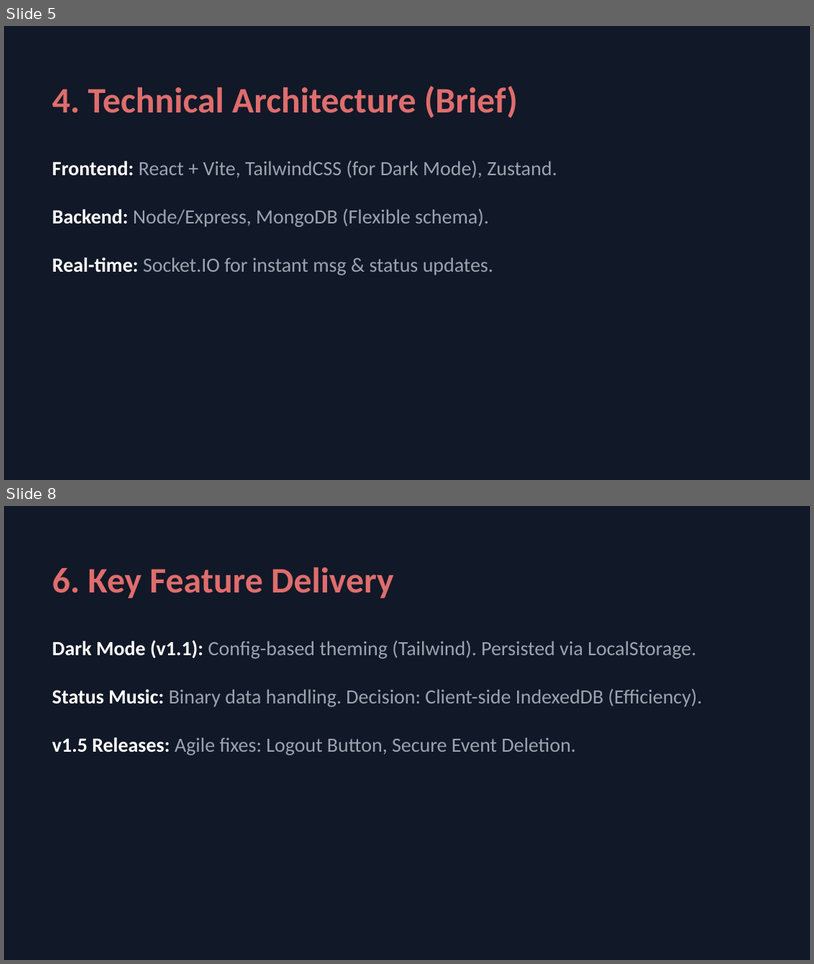
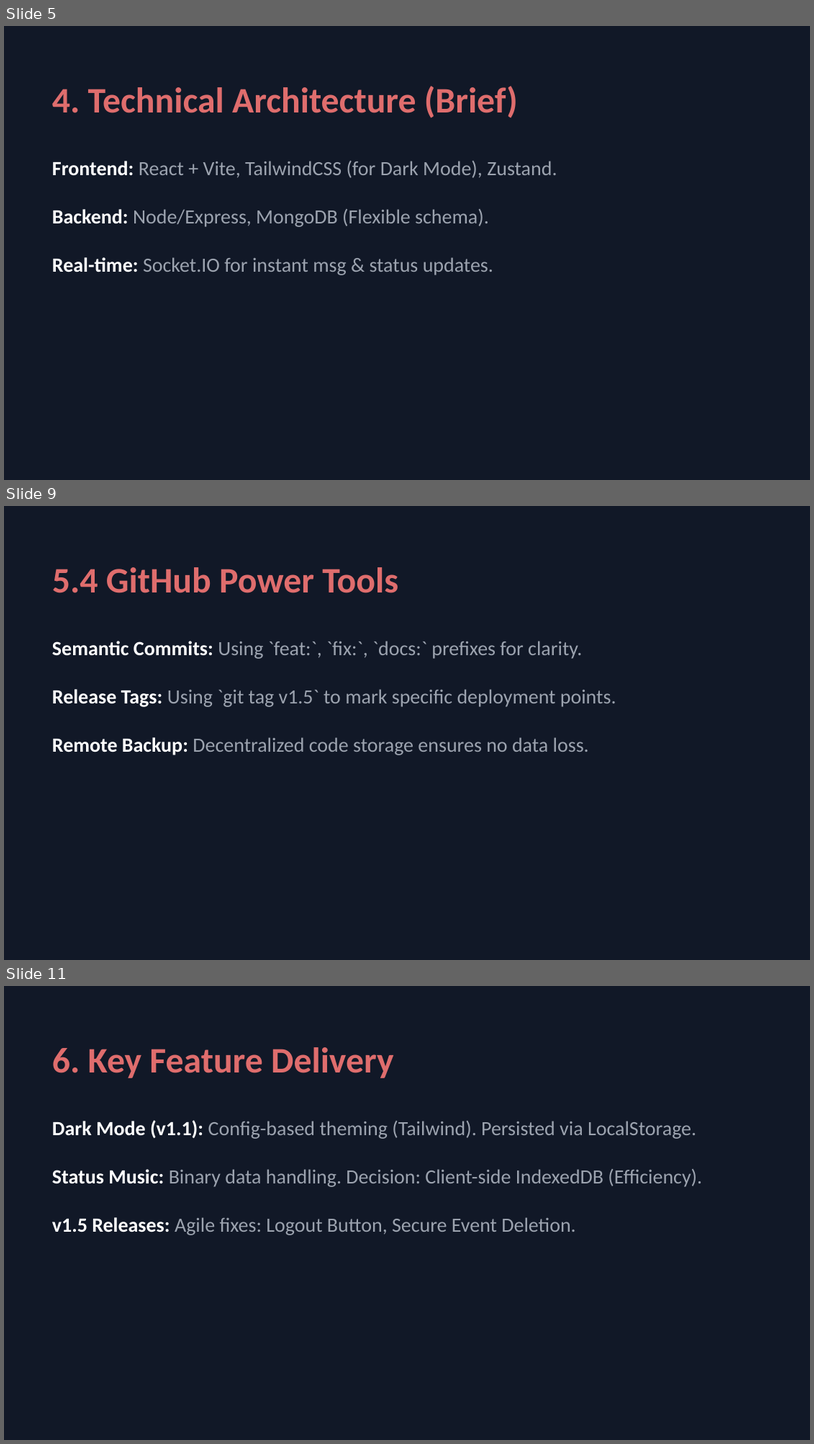
Before and after one commit to AyushAgrawal2004/CircleUp, a slide deck: CircleUp_Presentation.pptx. Shown one above the other, each under a label of ours: slides 5 and 8 before the commit, slides 5, 9 and 11 after it; the slides between them are not shown. The pictures are 814x964 and 814x1444 pixels, drawn with LibreOffice and Linux fonts; fonts in the diff are those of the drawing. Boxes give left, top, right and bottom in pixels: in the first picture for what was removed or moved away, otherwise in the second. Text is boxed around its words. In the diff, an @@ line names an element or a change of style, - is before the commit and + after.

Commit message:
docs: rename branches and expand Git/GitHub section in presentation

```diff
--- a/CircleUp_Presentation.pptx
+++ b/CircleUp_Presentation.pptx
@@ slide 9 added at (4, 506, 810, 960), background #111827 @@
@@ text added at (52, 567, 399, 593), 32 pt, text #DF6D6D, bold @@
+5.4 GitHub Power Tools
@@ text added at (52, 641, 582, 659), 18 pt, text #9CA3AF @@
+• Semantic Commits: Using `feat:`, `fix:`, `docs:` prefixes for clarity.
@@ text added at (52, 689, 617, 707), 18 pt, text #9CA3AF @@
+• Release Tags: Using `git tag v1.5` to mark specific deployment points.
@@ text added at (52, 737, 589, 755), 18 pt, text #9CA3AF @@
+• Remote Backup: Decentralized code storage ensures no data loss.
@@ what was slide 8 is now slide 11 @@
```
Also in this commit, not shown: 3 other slides added, 1 slide removed, 5 other files.
